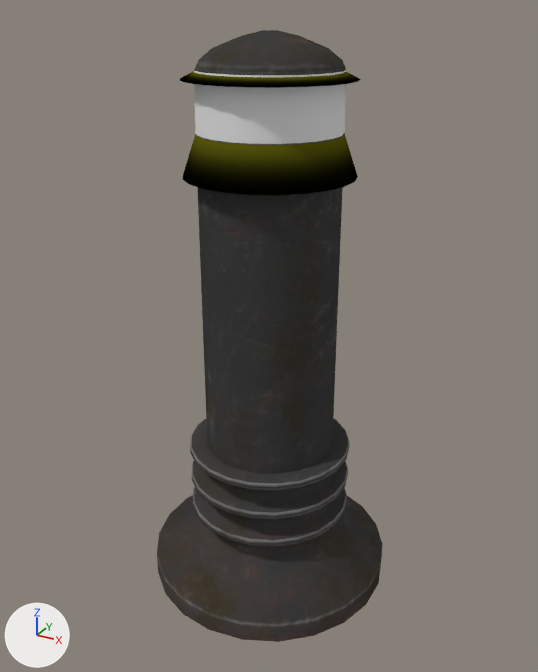
An edit to the Blender file obstacles/postlight.pack/postlight.blend, drawn before and after from the same camera.
Both versions are drawn from a 50 mm lens placed at (12.66, -23.07, 22.02), pointed at (0.0, -0.06, 10.51). Lighting does not change. The marker at lower left points along +X, +Y and +Z.

Objects in the first picture: 'Circle.002', 'lightring', 'pillarlightlp02'.
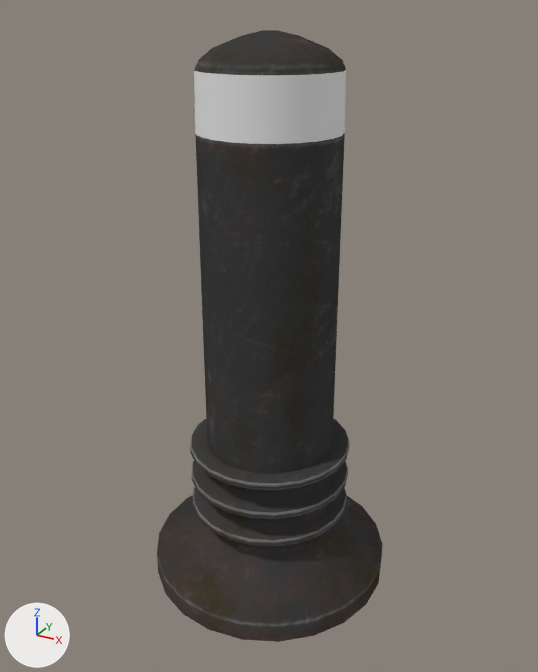
Patch to the scene script:
```diff
--- a/obstacles/postlight.pack/postlight.blend.py
+++ b/obstacles/postlight.pack/postlight.blend.py
@@ ob_lightring @@
-ob_lightring = bpy.data.objects.new('lightring', me_lightring)
-ob_lightring.location = (0.0, 0.0, 0.0)
-ob_lightring.scale = (4.84, 4.84, 4.84)
-_m = ob_lightring.modifiers.new('Solidify', 'SOLIDIFY')
-_m.thickness = 0.002
-_m.use_rim = False
-_m.nonmanifold_thickness_mode = 'FIXED'
-_m.nonmanifold_merge_threshold = 0.0003
```

Changed parts and their boxes [x1, y1, x2, y2] in the pictures (538 x 672 px):
'lightring', deleted: before [180, 71, 361, 195]
